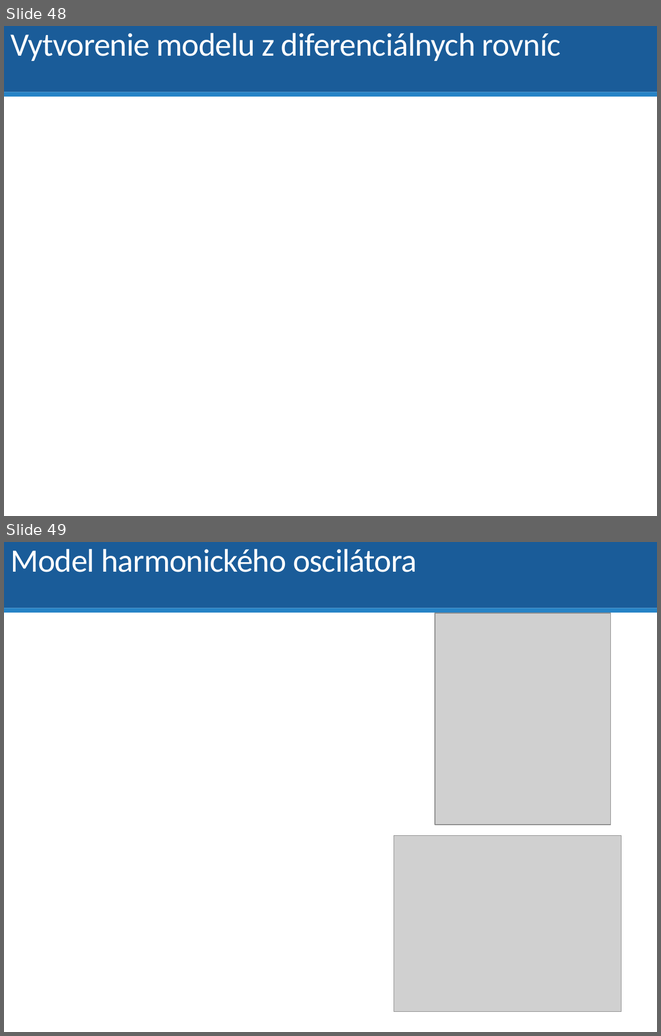
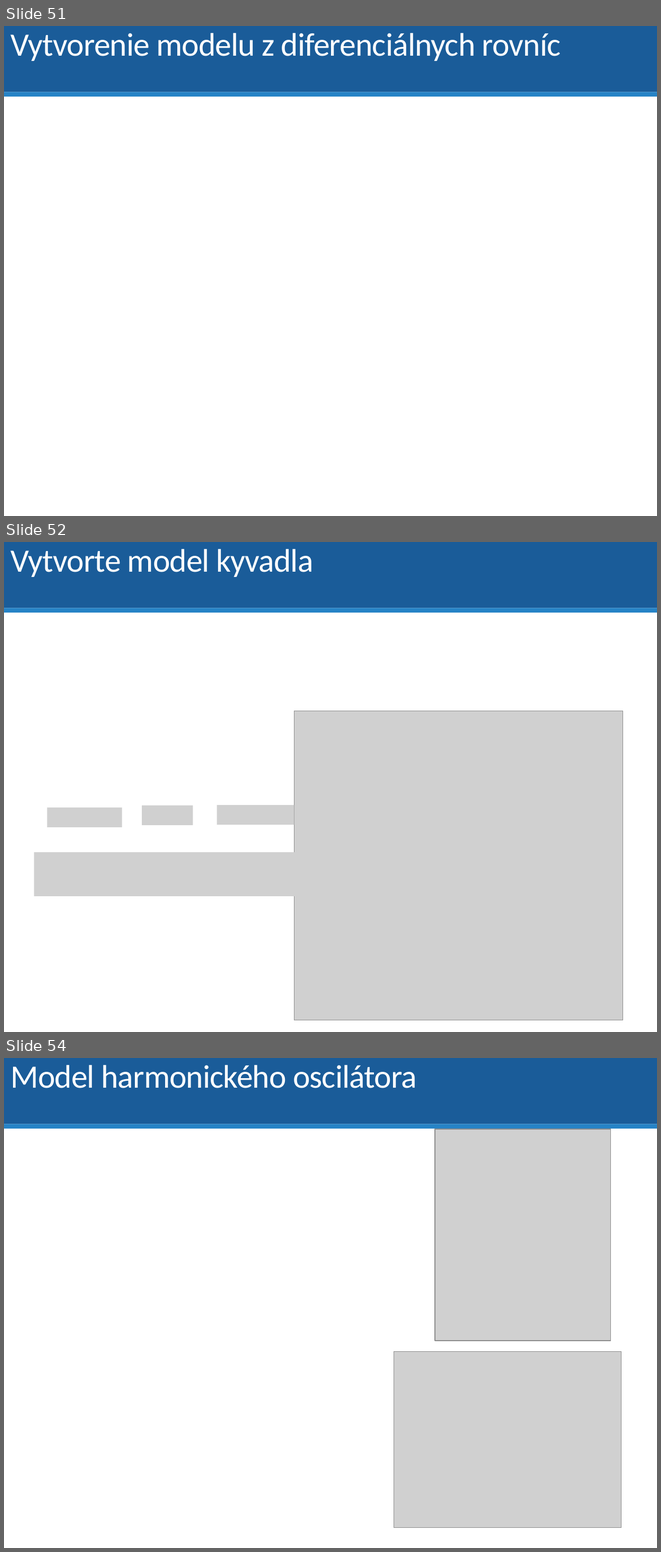
Before and after one commit to dodekm/TeamProjektKybernetika, a slide deck: Nove prednasky/P01_dynamika_dif_rovnice_LPT_prenosova_funkcia_modelovanie.pptx. Shown one above the other, each under a label of ours: slides 48 and 49 before the commit, slides 51, 52 and 54 after it; the slides between them are not shown. The pictures are 661x1036 and 661x1552 pixels, drawn with LibreOffice and Linux fonts; fonts in the diff are those of the drawing; grey boxes stand for pictures. Boxes give left, top, right and bottom in pixels: in the first picture for what was removed or moved away, otherwise in the second. Text is boxed around its words. In the diff, an @@ line names an element or a change of style, - is before the commit and + after.

```diff
--- a/Nove prednasky/P01_dynamika_dif_rovnice_LPT_prenosova_funkcia_modelovanie.pptx
+++ b/Nove prednasky/P01_dynamika_dif_rovnice_LPT_prenosova_funkcia_modelovanie.pptx
@@ slide 52 added at bbox=[4, 542, 657, 1032], background #FFFFFF; not listed: 2 template elements that a slide beside it also shows @@
@@ title added at bbox=[10, 549, 313, 577], 36 pt, text #FFFFFF @@
+Vytvorte model kyvadla
@@ picture added at bbox=[294, 711, 623, 1020] @@
@@ picture added at bbox=[47, 807, 122, 827] @@
@@ picture added at bbox=[142, 805, 193, 824] @@
@@ picture added at bbox=[217, 805, 294, 824] @@
@@ picture added at bbox=[34, 852, 352, 897] @@
@@ what was slide 48 is now slide 51 @@
@@ what was slide 49 is now slide 54 @@
```
Also in this commit, not shown: 5 slides changed, 7 other slides added, 3 slides removed, 1 other file.
